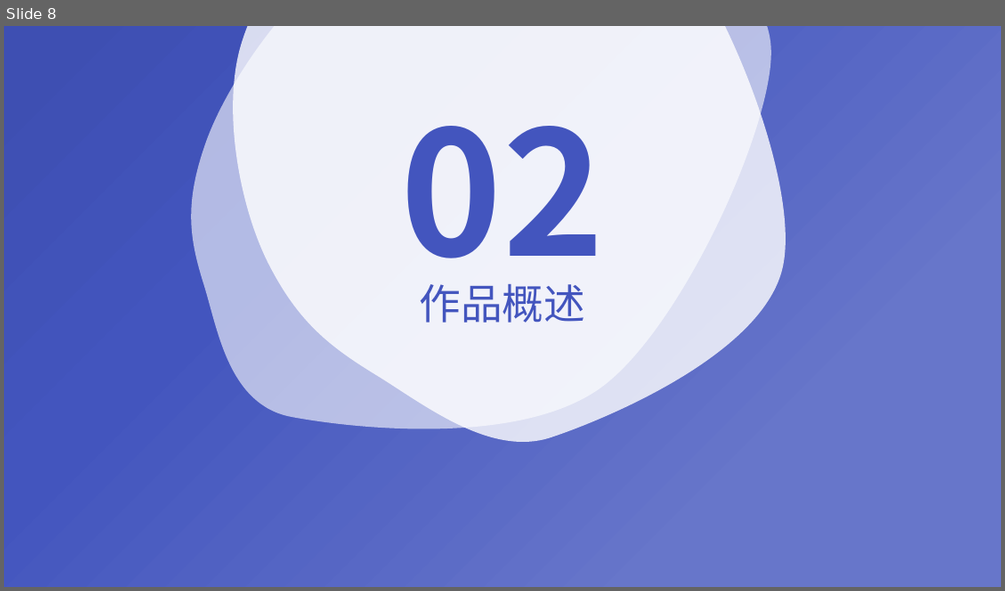
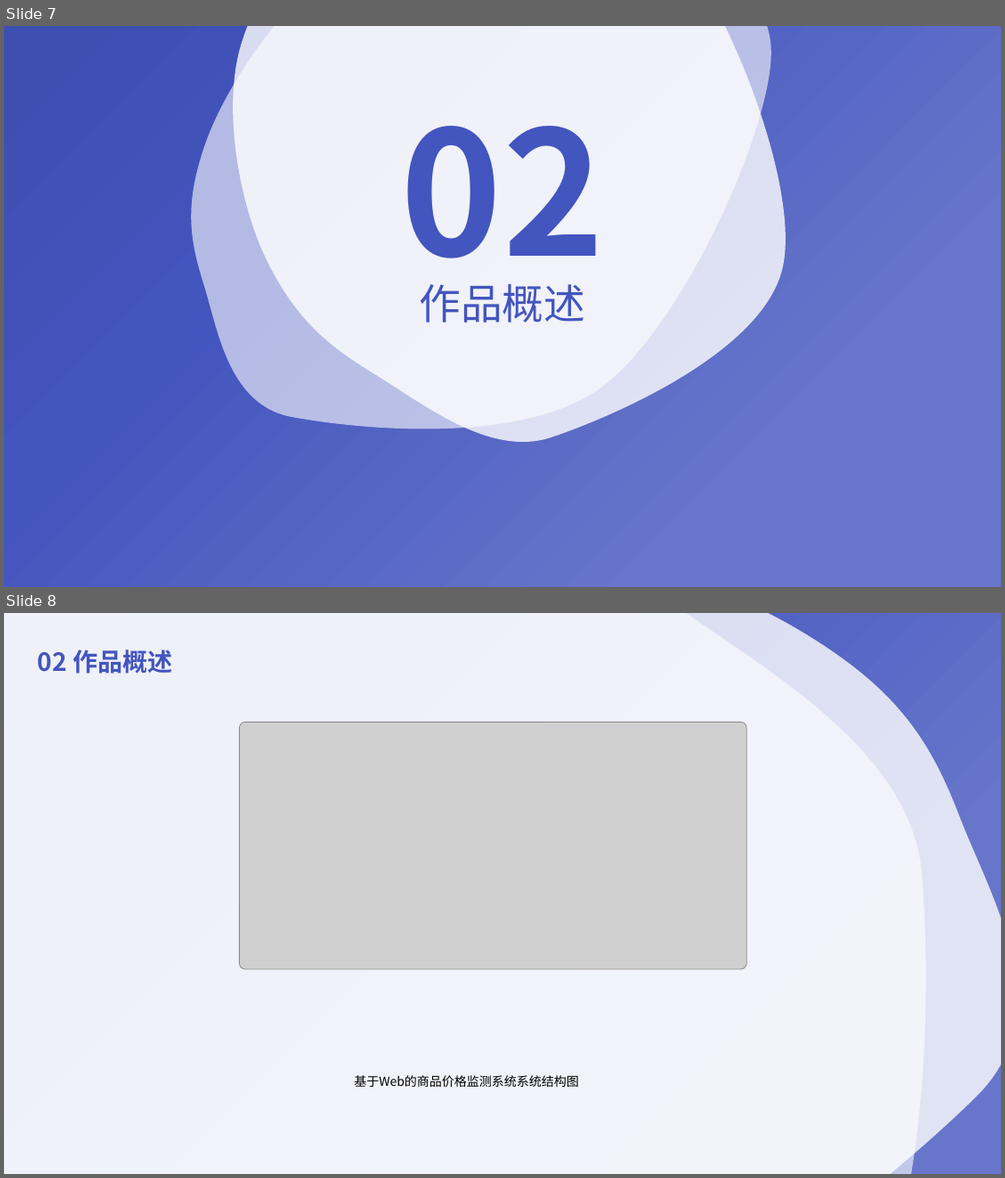
Before and after one commit to gwinda/A_GIT_MANTI, a slide deck: 679D612A1596C7DE1A4FCC7FE4DB6C75.pptx. Shown one above the other, each under a label of ours: slide 8 before the commit, slides 7 and 8 after it. The pictures are 1005x591 and 1005x1178 pixels, drawn with LibreOffice and Linux fonts; fonts in the diff are those of the drawing; grey boxes stand for pictures. Boxes give left, top, right and bottom in pixels: in the first picture for what was removed or moved away, otherwise in the second. Text is boxed around its words. In the diff, an @@ line names an element or a change of style, - is before the commit and + after.

```diff
--- a/679D612A1596C7DE1A4FCC7FE4DB6C75.pptx
+++ b/679D612A1596C7DE1A4FCC7FE4DB6C75.pptx
@@ slide 8 added at (4,613,1001,1174), background #FFFFFF; not listed: 1 template element that a slide beside it also shows @@
@@ freeform shape added at (4,613,1001,1174), fill #FFFFFF at 60% opacity @@
@@ freeform shape added at (4,613,1001,1174), fill #FFFFFF at 80% opacity @@
@@ text added at (38,649,172,674), 24 pt, text #4355BE, bold @@
+02 作品概述
@@ picture added at (240,722,746,969) @@
@@ text added at (354,1075,579,1086), 12 pt, text #000000 @@
+基于Web的商品价格监测系统系统结构图
@@ what was slide 8 is now slide 7 @@
```
Also in this commit, not shown: 4 slides changed, 4 other slides added, 5 slides removed.
